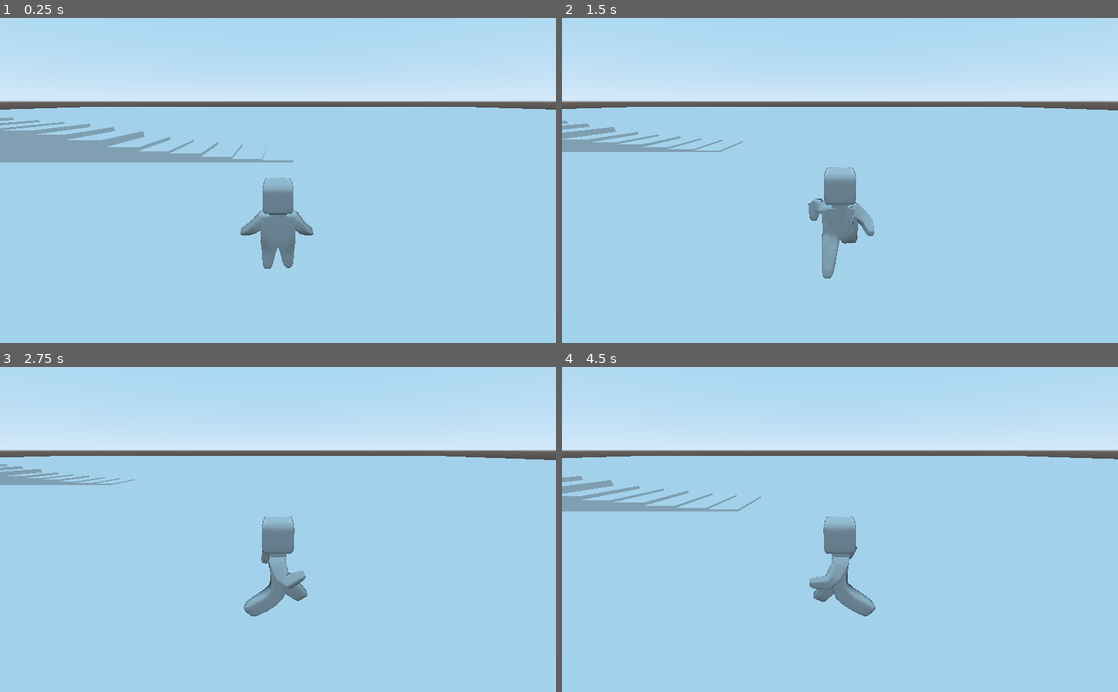
Above: before the commit, frames 1-4 (two rows, left to right).
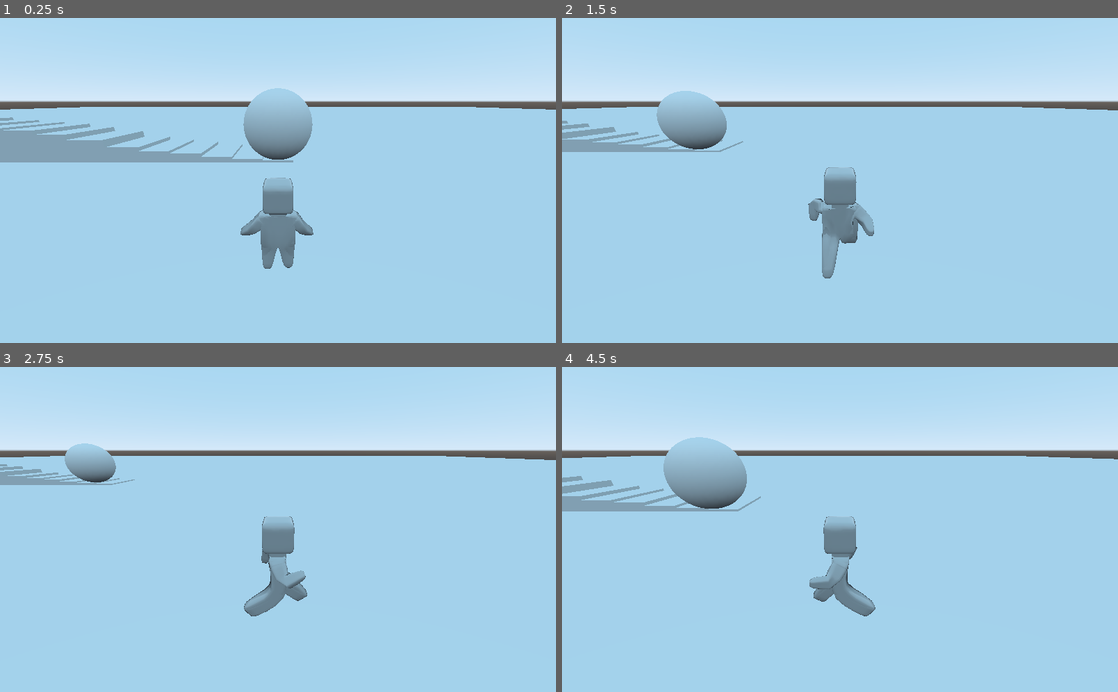
Above: after the commit, the same moments.

Repository: Luigiplayer2158/ITCS-4232-Final-Proj-jsmiley
Game: Godot game, scene res://Spatial.tscn
Two runs of this game, one before a commit and one after it. Both use one fixed random seed, a clock stepped at 60 frames per second and the inputs below.
Inputs:
- Up to frame 1 (0.25 s): no input
- Up to frame 2 (1.5 s): hold Right (move_right) 0.53-1.28 s; tap Space (jump) at 0.77 s; hold Down (move_back) from 1.28 s (still down)
- Up to frame 3 (2.75 s): tap Space (jump) at 1.52 s; release Down (move_back) at 2.03 s; hold Right (move_right) from 2.03 s (still down)
- Up to frame 4 (4.5 s): release Right (move_right) at 2.78 s; hold Up (move_forward) 2.78-3.53 s; tap Space (jump) at 3.02, 3.77 s; hold Left (move_left) from 3.53 s (still down)

The runs differ from the first frame. In frame 1, 2.0% of the frame differs, in the area x 43-57%, y 21-44%; in frame 2, 1.7%; in frame 3, 0.8%; in frame 4, 2.4%, in the area x 18-34%, y 21-44%.

Commit message:
level warp attempts

Diff:
--- a/FinalProjectCapstone/Spatial.tscn
+++ b/FinalProjectCapstone/Spatial.tscn
@@ -1,6 +1,7 @@
-[gd_scene load_steps=8 format=2]
+[gd_scene load_steps=9 format=2]
 
 [ext_resource path="res://Player.tscn" type="PackedScene" id=1]
+[ext_resource path="res://level_change_object.tscn" type="PackedScene" id=2]
 
 [sub_resource type="BoxShape" id=4]
 extents = Vector3( 0.126989, 0.1358, 0.144001 )
@@ -196,5 +197,12 @@
 [node name="MeshInstance" type="MeshInstance" parent="stairs/stairs2/CollisionShape8"]
 mesh = SubResource( 6 )
 
+[node name="Spatial" parent="." instance=ExtResource( 2 )]
+transform = Transform( 1, 0, 0, 0, 1, 0, 0, 0, 1, 0, 1.29545, 4.18992 )
+
+[node name="Area" parent="Spatial" index="0"]
+level_name = "test_level2"
+
 [editable path="Player"]
 [editable path="Player/MovingPlayer/testchar"]
+[editable path="Spatial"]
--- /dev/null
+++ b/FinalProjectCapstone/levelWarp.gd
@@ -0,0 +1,21 @@
+extends Area
+
+export var level_name = "";
+
+# Declare member variables here. Examples:
+# var a = 2
+# var b = "text"
+
+
+# Called when the node enters the scene tree for the first time.
+func _ready():
+	pass # Replace with function body.
+
+
+# Called every frame. 'delta' is the elapsed time since the previous frame.
+#func _process(delta):
+#	pass
+
+func _on_Hitbox_area_entered(area: Area) -> void:
+	print("it has occured");
+	get_tree().change_scene_to("res://"+ level_name + ".tscn");
--- /dev/null
+++ b/FinalProjectCapstone/level_change_object.tscn
@@ -0,0 +1,18 @@
+[gd_scene load_steps=4 format=2]
+
+[ext_resource path="res://levelWarp.gd" type="Script" id=1]
+
+[sub_resource type="SphereShape" id=1]
+
+[sub_resource type="SphereMesh" id=2]
+
+[node name="Spatial" type="Spatial"]
+
+[node name="Area" type="Area" parent="."]
+script = ExtResource( 1 )
+
+[node name="CollisionShape" type="CollisionShape" parent="Area"]
+shape = SubResource( 1 )
+
+[node name="MeshInstance" type="MeshInstance" parent="."]
+mesh = SubResource( 2 )
--- /dev/null
+++ b/FinalProjectCapstone/test_level2.tscn
@@ -0,0 +1,7 @@
+[gd_scene load_steps=2 format=2]
+
+[ext_resource path="res://Spatial.tscn" type="PackedScene" id=1]
+
+[node name="level" type="Spatial"]
+
+[node name="ground" parent="." instance=ExtResource( 1 )]
